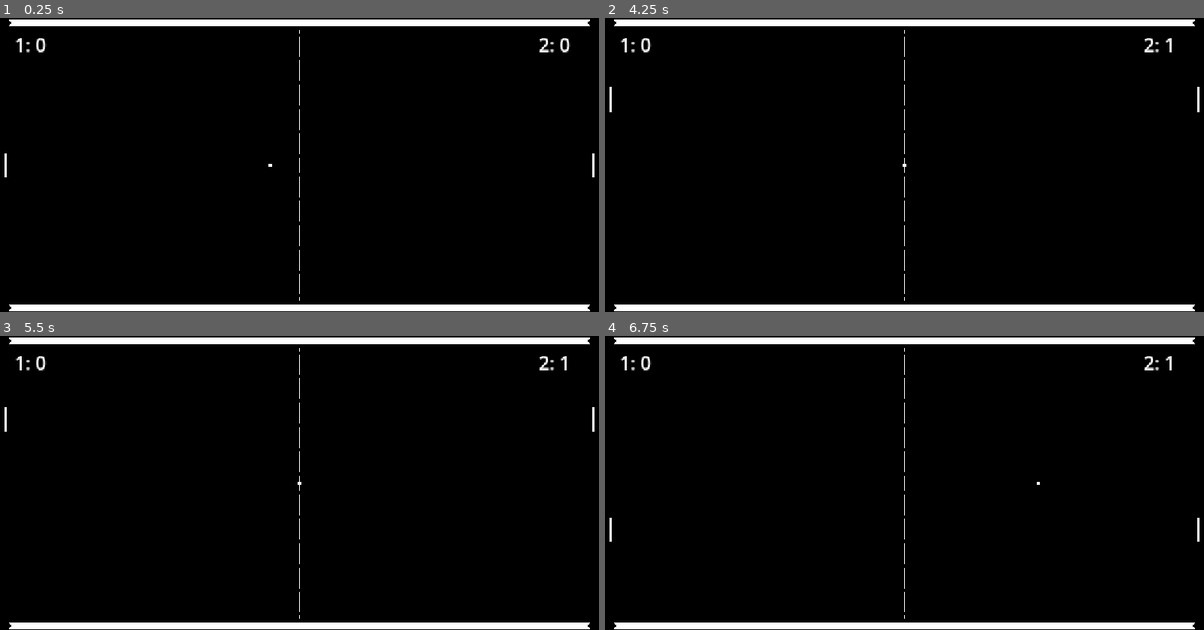
Above: before the commit, frames 1-4 (two rows, left to right).
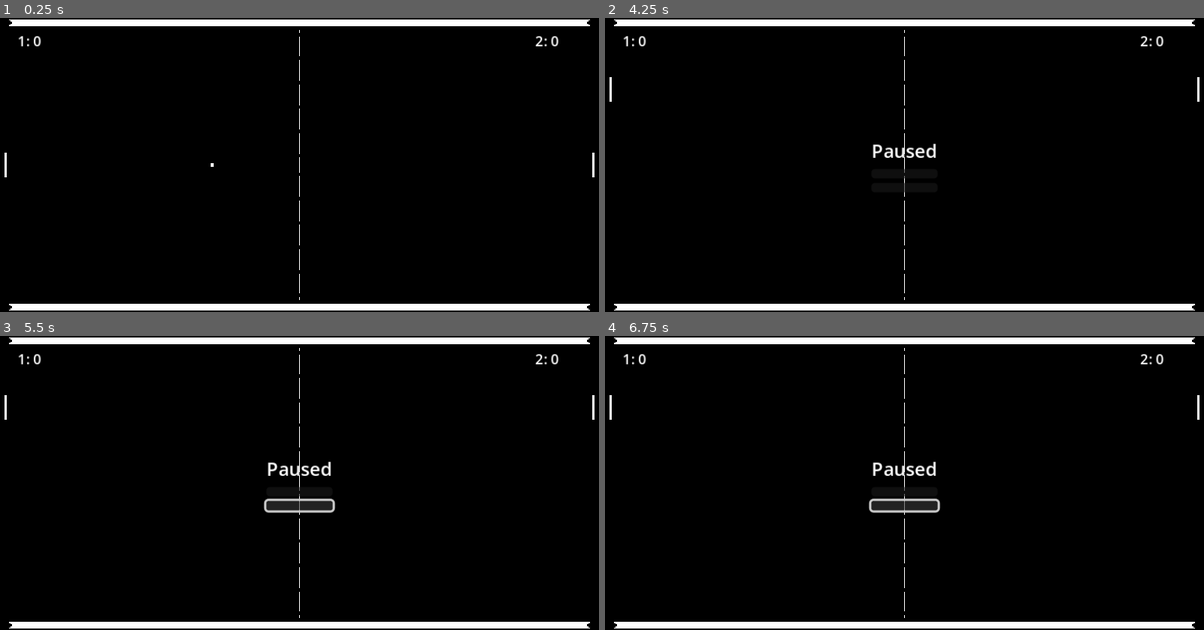
Above: after the commit, the same moments.

Repository: kpmccahill/pongclone
Game: Godot game, scene res://scenes/World.tscn
The game is run twice, just before and just after one commit, with the same random seed, the same clock (stepped at 60 frames per second) and the same inputs.
Inputs (mouse positions are in pixels of both pictures, inside the frame that each line leads up to):
- Up to frame 1 (0.25 s): no input
- Up to frame 2 (4.25 s): hold W (player_up) 0.53-1.28 s; hold S (player_down) 1.28-2.03 s; hold W (player_up) 2.03-3.53 s; hold S (player_down) from 3.53 s (still down); tap Escape (ui_cancel) at 4.15 s
- Up to frame 3 (5.5 s): release S (player_down) at 4.25 s; click (299, 491) at 4.27 s; click (299, 506) at 5.02 s
- Up to frame 4 (6.75 s): hold S (player_down) from 5.78 s (still down)

The runs differ from the first frame. In frame 1, 0.8% of the frame differs, in the area x 0-100%, y 0-100%; in frame 2, 1.1%; in frame 3, 1.7%; in frame 4, 1.8%.

Commit message:
updated ui a bit, testing issue w/ ball not being detected in goals at high speeds

Diff:
--- a/project.godot
+++ b/project.godot
@@ -21,7 +21,7 @@
 window/size/viewport_height=253
 window/size/window_width_override=1270
 window/size/window_height_override=720
-window/stretch/mode="viewport"
+window/stretch/mode="canvas_items"
 
 [input]
 
--- /dev/null
+++ b/resources/LabelRes.tres
@@ -0,0 +1,4 @@
+[gd_resource type="LabelSettings" format=3 uid="uid://dqjfv2k66ghb5"]
+
+[resource]
+font_size = 12
--- /dev/null
+++ b/scenes/UserInterface.tscn
@@ -0,0 +1,82 @@
+[gd_scene load_steps=3 format=3 uid="uid://bq8iy73cfekkb"]
+
+[ext_resource type="Script" path="res://src/UserInterface.gd" id="1_skgun"]
+[ext_resource type="LabelSettings" uid="uid://dqjfv2k66ghb5" path="res://resources/LabelRes.tres" id="2_ympwn"]
+
+[node name="UserInterface" type="CanvasLayer"]
+process_mode = 3
+script = ExtResource("1_skgun")
+
+[node name="Control" type="Control" parent="."]
+layout_mode = 3
+anchors_preset = 15
+anchor_right = 1.0
+anchor_bottom = 1.0
+grow_horizontal = 2
+grow_vertical = 2
+
+[node name="GoalLabel" type="Label" parent="Control"]
+layout_mode = 1
+anchors_preset = 8
+anchor_left = 0.5
+anchor_top = 0.5
+anchor_right = 0.5
+anchor_bottom = 0.5
+offset_left = -20.0
+offset_top = -11.5
+offset_right = 20.0
+offset_bottom = 11.5
+grow_horizontal = 2
+grow_vertical = 2
+label_settings = ExtResource("2_ympwn")
+
+[node name="PlayerOneScore" type="Label" parent="Control"]
+layout_mode = 1
+anchors_preset = 4
+anchor_top = 0.5
+anchor_bottom = 0.5
+offset_left = 15.0
+offset_top = -115.5
+offset_right = 55.0
+offset_bottom = -92.5
+grow_vertical = 2
+label_settings = ExtResource("2_ympwn")
+
+[node name="PlayerTwoScore" type="Label" parent="Control"]
+layout_mode = 1
+anchors_preset = 6
+anchor_left = 1.0
+anchor_top = 0.5
+anchor_right = 1.0
+anchor_bottom = 0.5
+offset_left = -55.0
+offset_top = -115.5
+offset_right = -15.0
+offset_bottom = -92.5
+grow_horizontal = 0
+grow_vertical = 2
+label_settings = ExtResource("2_ympwn")
+
+[node name="PauseMenu" type="VBoxContainer" parent="Control"]
+layout_mode = 1
+anchors_preset = 8
+anchor_left = 0.5
+anchor_top = 0.5
+anchor_right = 0.5
+anchor_bottom = 0.5
+offset_left = -20.0
+offset_top = -23.5
+offset_right = 20.0
+offset_bottom = 23.5
+grow_horizontal = 2
+grow_vertical = 2
+
+[node name="Label" type="Label" parent="Control/PauseMenu"]
+layout_mode = 2
+text = "Paused"
+
+[node name="Button" type="Button" parent="Control/PauseMenu"]
+layout_mode = 2
+
+[node name="Button2" type="Button" parent="Control/PauseMenu"]
+layout_mode = 2
--- a/scenes/World.tscn
+++ b/scenes/World.tscn
@@ -8,7 +8,7 @@
 [ext_resource type="Texture2D" uid="uid://c6pwypuifropa" path="res://assets/paddle.png" id="4_nx2nv"]
 [ext_resource type="Script" path="res://src/PlayerTwo.gd" id="7_v5w7p"]
 [ext_resource type="Script" path="res://src/MatchData.gd" id="8_gcnkg"]
-[ext_resource type="Script" path="res://src/UserInterface.gd" id="9_8je08"]
+[ext_resource type="PackedScene" uid="uid://bq8iy73cfekkb" path="res://scenes/UserInterface.tscn" id="9_aytlb"]
 
 [sub_resource type="SegmentShape2D" id="SegmentShape2D_oycn2"]
 
@@ -30,15 +30,15 @@
 texture = ExtResource("1_xk4ht")
 
 [node name="LeftGoal" type="Area2D" parent="Arena"]
-position = Vector2(-257, -127)
-scale = Vector2(1, 25.4)
+position = Vector2(-262, -127)
+scale = Vector2(5.72, 25.4)
 
 [node name="LeftGoalCollider" type="CollisionShape2D" parent="Arena/LeftGoal"]
 shape = SubResource("SegmentShape2D_oycn2")
 
 [node name="RightGoal" type="Area2D" parent="Arena"]
-position = Vector2(256, -127)
-scale = Vector2(1, 25.7164)
+position = Vector2(261, -127)
+scale = Vector2(5.72, 25.716)
 
 [node name="LeftGoalCollider" type="CollisionShape2D" parent="Arena/RightGoal"]
 shape = SubResource("SegmentShape2D_oycn2")
@@ -61,6 +61,8 @@
 position = Vector2(0, -302)
 motion_mode = 1
 script = ExtResource("3_ak20h")
+SPEED = 300.0
+paddle_impulse = Vector2(5, 0)
 
 [node name="BallSprite" type="Sprite2D" parent="Ball"]
 texture_filter = 1
@@ -103,55 +105,7 @@
 [node name="MatchData" type="Node" parent="."]
 script = ExtResource("8_gcnkg")
 
-[node name="UserInterface" type="CanvasLayer" parent="."]
-script = ExtResource("9_8je08")
-
-[node name="Control" type="Control" parent="UserInterface"]
-layout_mode = 3
-anchors_preset = 15
-anchor_right = 1.0
-anchor_bottom = 1.0
-grow_horizontal = 2
-grow_vertical = 2
-
-[node name="GoalLabel" type="Label" parent="UserInterface/Control"]
-layout_mode = 1
-anchors_preset = 8
-anchor_left = 0.5
-anchor_top = 0.5
-anchor_right = 0.5
-anchor_bottom = 0.5
-offset_left = -20.0
-offset_top = -11.5
-offset_right = 20.0
-offset_bottom = 11.5
-grow_horizontal = 2
-grow_vertical = 2
-
-[node name="PlayerOneScore" type="Label" parent="UserInterface/Control"]
-layout_mode = 1
-anchors_preset = 4
-anchor_top = 0.5
-anchor_bottom = 0.5
-offset_left = 13.0
-offset_top = -115.5
-offset_right = 53.0
-offset_bottom = -92.5
-grow_vertical = 2
-
-[node name="PlayerTwoScore" type="Label" parent="UserInterface/Control"]
-layout_mode = 1
-anchors_preset = 6
-anchor_left = 1.0
-anchor_top = 0.5
-anchor_right = 1.0
-anchor_bottom = 0.5
-offset_left = -52.0
-offset_top = -115.5
-offset_right = -12.0
-offset_bottom = -92.5
-grow_horizontal = 0
-grow_vertical = 2
+[node name="UserInterface" parent="." instance=ExtResource("9_aytlb")]
 
 [connection signal="body_entered" from="Arena/LeftGoal" to="Ball" method="_on_left_goal_body_entered"]
 [connection signal="body_entered" from="Arena/RightGoal" to="Ball" method="_on_right_goal_body_entered"]
--- a/src/Ball.gd
+++ b/src/Ball.gd
@@ -1,10 +1,12 @@
 extends CharacterBody2D
 
-const SPEED = 100.0
+@export var SPEED = 100.0
 
 @export var direction = Vector2(-1, 0)
 @onready var arena_center = get_viewport_rect().size / 2
 @onready var goal_timer = $GoalTimer
+
+@export var paddle_impulse: Vector2 = Vector2(1.0, 0)
 
 var collision_data
 signal player_one_goal
@@ -23,7 +25,7 @@
 
 		var collider_name = collision_data.get_collider().name
 		if collider_name == "Player" or collider_name == "PlayerTwo":
-			velocity += (Vector2(0.5, 0) * velocity.normalized())
+			velocity += (paddle_impulse * velocity.normalized())
 		if collider_name == "RightGoal":
 			print("test")
 			position = arena_center
@@ -33,7 +35,7 @@
 ## Should this be handled by the ball? or the world.
 func _on_left_goal_body_entered(_body):
 	velocity = Vector2.ZERO
-	position = arena_center
+	# position = arena_center
 	goal_timer.start()
 	emit_signal("player_two_goal")
 	direction = Vector2(1, 0)
@@ -42,7 +44,7 @@
 
 func _on_right_goal_body_entered(_body):
 	velocity = Vector2.ZERO
-	position = arena_center
+	# position = arena_center
 	goal_timer.start()
 	emit_signal("player_one_goal")
 	direction = Vector2(-1, 0)
--- a/src/UserInterface.gd
+++ b/src/UserInterface.gd
@@ -4,6 +4,7 @@
 @onready var player_one_score = $Control/PlayerOneScore
 @onready var player_two_score = $Control/PlayerTwoScore
 @onready var match_data = $"../MatchData"
+@onready var pause_menu = $Control/PauseMenu
 
 # string templates
 var player_one_score_text = "1: %d"
@@ -11,8 +12,20 @@
 
 # Called when the node enters the scene tree for the first time.
 func _ready():
-	pass # Replace with function body.
 
+	pause_menu.visible = false
+	goal_label.visible = false
+
+
+func _unhandled_input(event):
+	if event.is_action_pressed("ui_cancel"):
+		pause_menu.visible = !pause_menu.visible
+		var is_paused = get_tree().paused
+		get_tree().paused = !is_paused
+		if pause_menu.visible:
+			Input.mouse_mode = Input.MOUSE_MODE_VISIBLE
+		else:
+			Input.mouse_mode = Input.MOUSE_MODE_CAPTURED
 
 # Called every frame. 'delta' is the elapsed time since the previous frame.
 func _process(delta):
--- a/src/World.gd
+++ b/src/World.gd
@@ -10,11 +10,12 @@
 
 @onready var player_one_starting_pos = Vector2(5, get_viewport_rect().size.y / 2)
 @onready var player_two_starting_pos = Vector2(get_viewport_rect().size.x - 5, get_viewport_rect().size.y / 2)
-@onready var ball_starting_pos = get_viewport_rect().size / 2
+@onready var ball_starting_pos = arena_center
 # Called when the node enters the scene tree for the first time.
 func _ready():
-	arena.position = get_viewport_rect().size / 2
-	ball.position = get_viewport_rect().size / 2
+	Input.mouse_mode = Input.MOUSE_MODE_CAPTURED
+	arena.position = arena_center
+	ball.position = arena_center
 	player.position = player_one_starting_pos
 	player_two.position = player_two_starting_pos
 
@@ -26,15 +27,20 @@
 
 func _on_ball_player_one_goal():
 	match_data.player_one_score += 1
-	player.position = player_one_starting_pos
-	player_two.position = player_two_starting_pos
+	set_to_start()
+	# player.position = player_one_starting_pos
+	# player_two.position = player_two_starting_pos
 
 
 func _on_ball_player_two_goal():
 	match_data.player_two_score += 1
+	set_to_start()
 
 
 func set_to_start():
-	ball.position = get_viewport_rect().size / 2
+	ball.position = arena_center
 	player.position = player_one_starting_pos
 	player_two.position = player_two_starting_pos
+
+func reset_scene():
+	get_tree().reload_current_scene()
